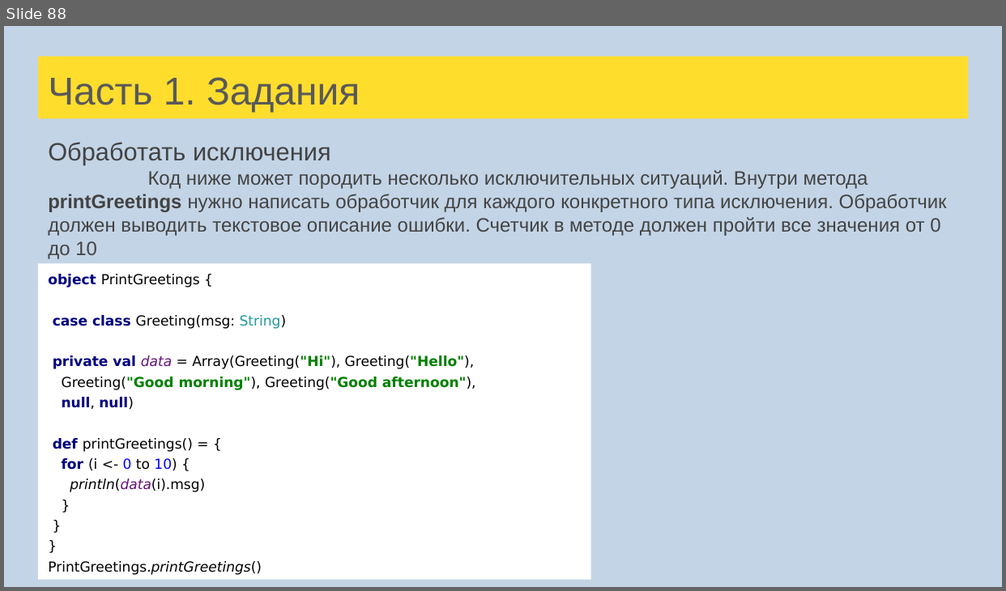
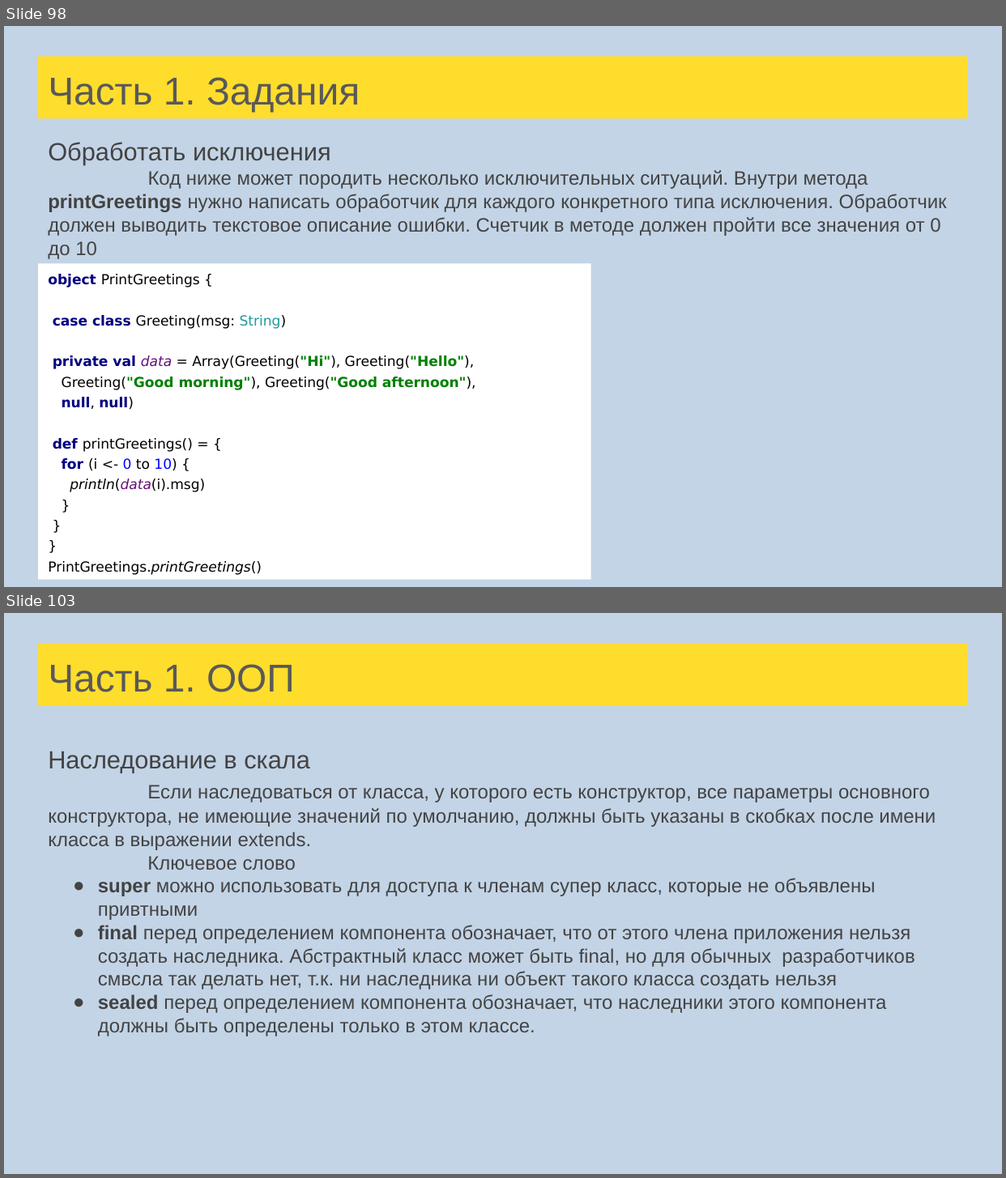
Before and after one commit to cybernetic10/Scala, a slide deck: src/main/resources/Лекции Scala для FinTech.pptx. Shown one above the other, each under a label of ours: slide 88 before the commit, slides 98 and 103 after it; the slides between them are not shown. The pictures are 1006x591 and 1006x1178 pixels, drawn with LibreOffice and Linux fonts; fonts in the diff are those of the drawing. Boxes give left, top, right and bottom in pixels: in the first picture for what was removed or moved away, otherwise in the second. Text is boxed around its words. In the diff, an @@ line names an element or a change of style, - is before the commit and + after.

```diff
--- a/src/main/resources/Лекции Scala для FinTech.pptx
+++ b/src/main/resources/Лекции Scala для FinTech.pptx
@@ slide 103 added at bbox=[4, 613, 1002, 1174], background #C3D4E6 @@
@@ title added at bbox=[38, 643, 968, 706], fill #FFDD2D, 28 pt, text #595959 @@
+Часть 1. ООП
@@ text added at bbox=[48, 752, 936, 1037], 14 pt, text #434343 @@
+Наследование в скала
+Если наследоваться от класса, у которого есть конструктор, все параметры основного конструктора, не имеющие значений по умолчанию, должны быть указаны в скобках после имени класса в выражении extends.
+Ключевое слово
+● super можно использовать для доступа к членам супер класс, которые не объявлены привтными
+● final перед определением компонента обозначает, что от этого члена приложения нельзя создать наследника. Абстрактный класс может быть final, но для обычных разработчиков смвсла так делать нет, т.к. ни наследника ни объект такого класса создать нельзя
+● sealed перед определением компонента обозначает, что наследники этого компонента должны быть определены только в этом классе.
@@ what was slide 88 is now slide 98 @@
```
Also in this commit, not shown: 5 slides changed, 26 other slides added, 1 slide removed, 31 other files.
